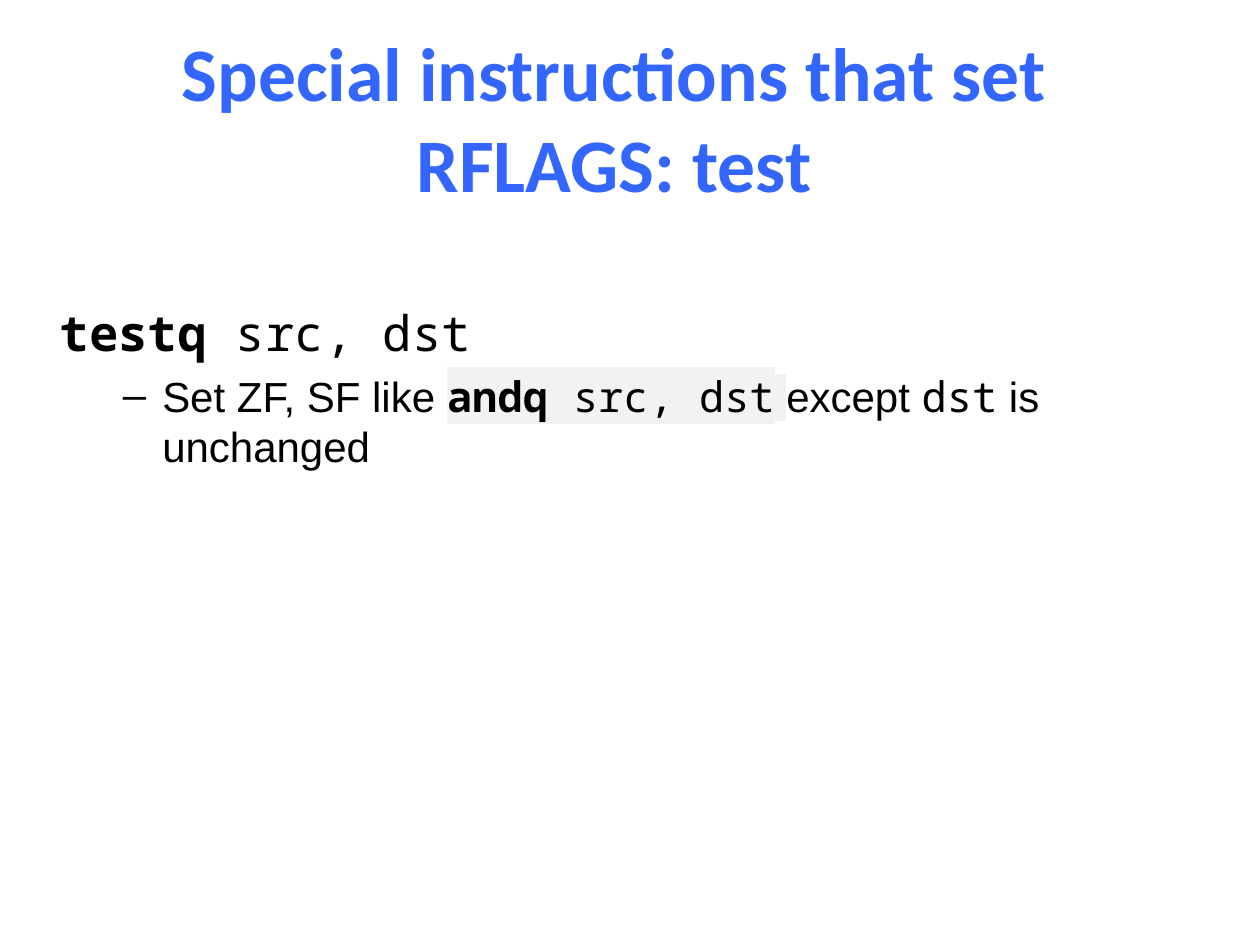
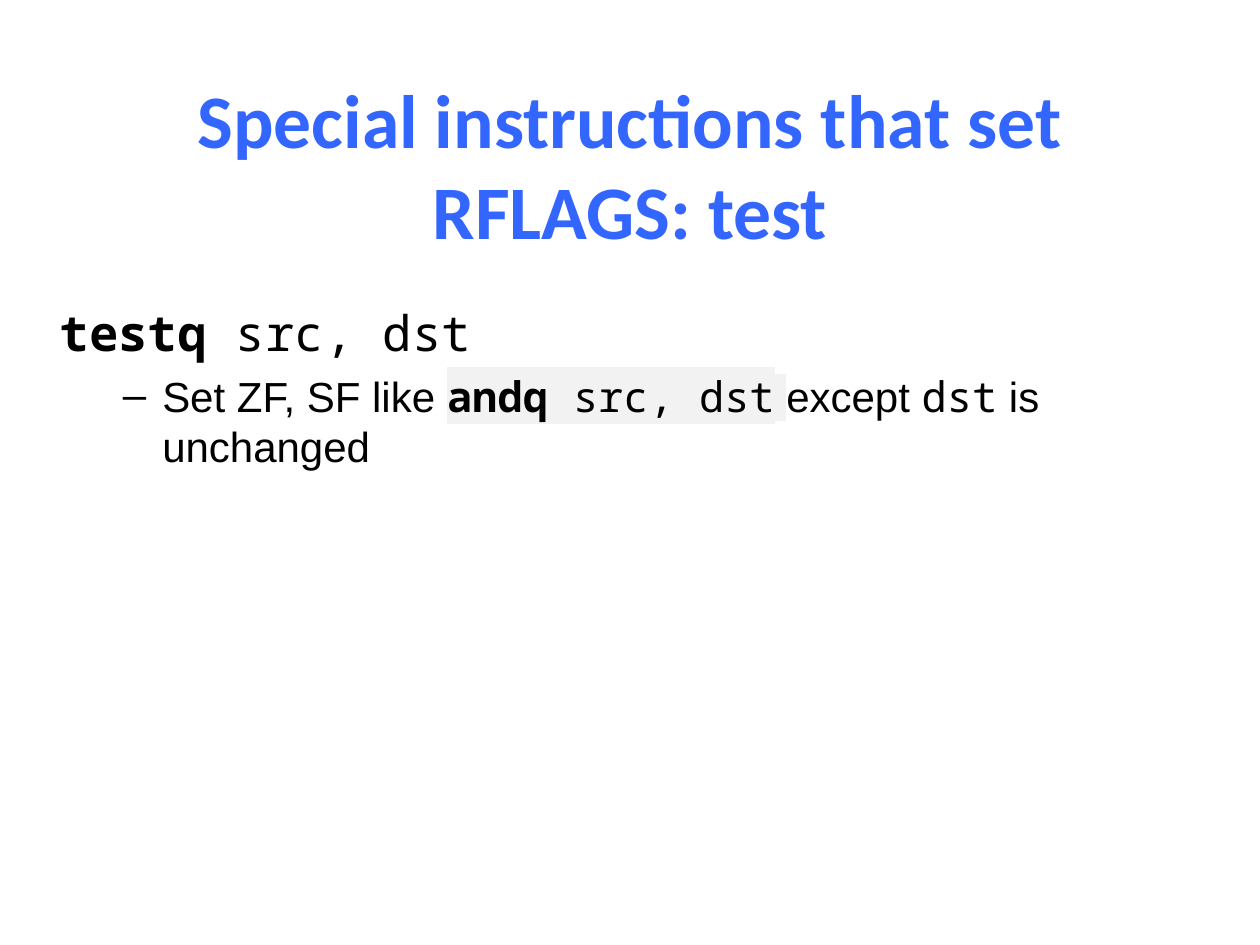
Before and after one commit to NYU-CSO/nyu-cso.github.io, a slide deck: slide 25 of notes/08-Machine_Control.pptx (slide 8 before the commit). Drawn at 1260x945 pixels with LibreOffice and Linux fonts; fonts in the diff are those of the drawing. Boxes give left, top, right and bottom in pixels: in the first picture for what was removed or moved away, otherwise in the second. Text is boxed around its words. In the diff, an @@ line names an element or a change of style, - is before the commit and + after.

```diff
--- a/notes/08-Machine_Control.pptx
+++ b/notes/08-Machine_Control.pptx
@@ title "Special instructions that set RFLAGS: ..." moved from (x1=182, y1=48, x2=1046, y2=193) to (x1=198, y1=95, x2=1061, y2=240) @@
```
Also in this commit, not shown: 17 other slides changed, 17 slides added, 2 other files.
